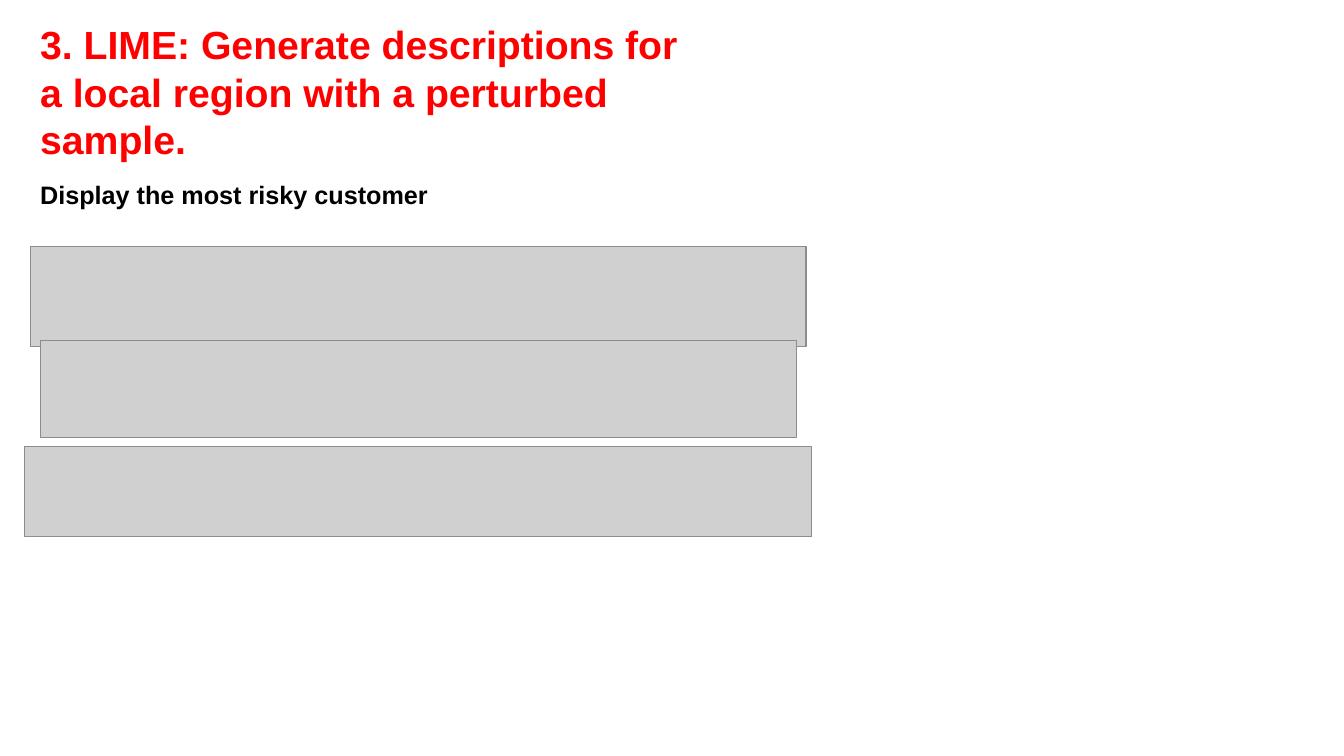
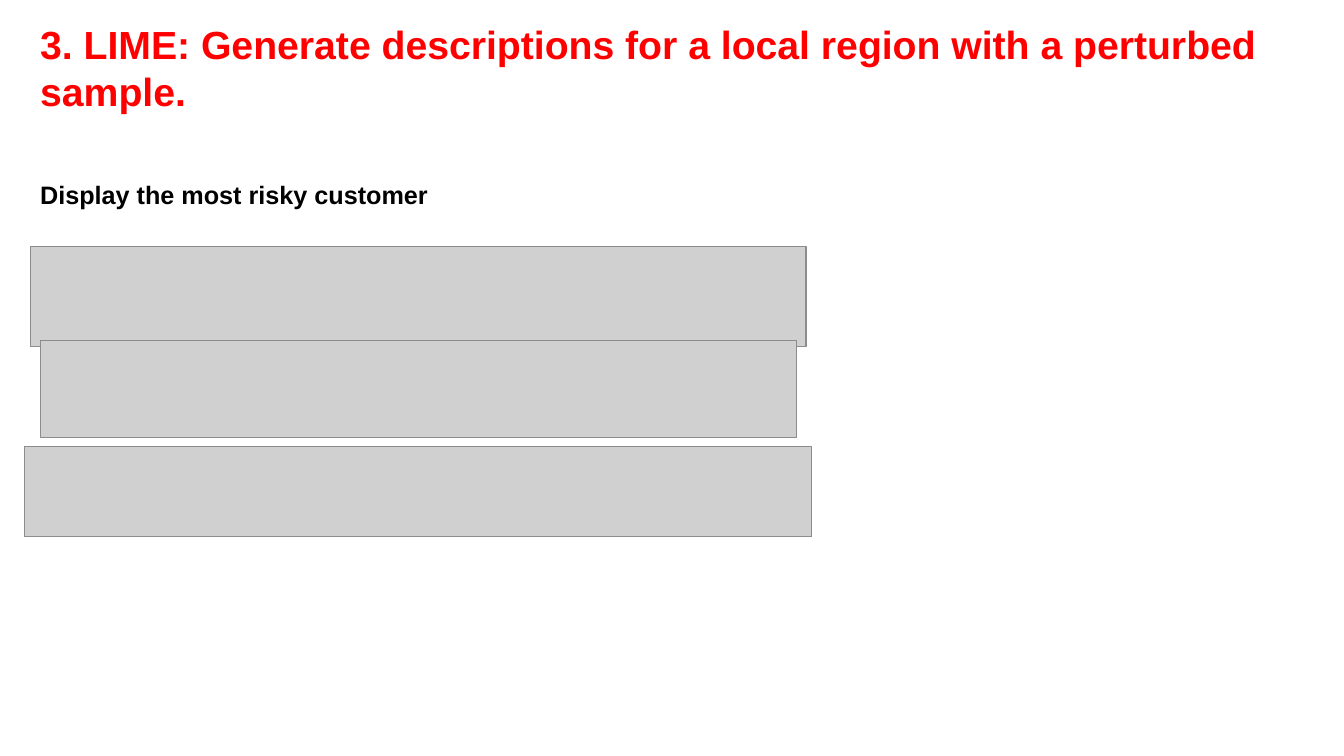
Before and after one commit to ziweifan177/Data_Science_Pilot, a slide deck: slide 5 of NortheasternUniversity-AISkunk Club/AIaddin-An automatic model intrepretability platform/Project/AI-addin Interpretability-CreditCard_LIME_StepsAndResults.pptx. Drawn at 1344x756 pixels with LibreOffice and Linux fonts; fonts in the diff are those of the drawing; grey boxes stand for pictures. Boxes give left, top, right and bottom in pixels: in the first picture for what was removed or moved away, otherwise in the second. Text is boxed around its words. In the diff, an @@ line names an element or a change of style, - is before the commit and + after.

```diff
--- a/NortheasternUniversity-AISkunk Club/AIaddin-An automatic model intrepretability platform/Project/AI-addin Interpretability-CreditCard_LIME_StepsAndResults.pptx
+++ b/NortheasternUniversity-AISkunk Club/AIaddin-An automatic model intrepretability platform/Project/AI-addin Interpretability-CreditCard_LIME_StepsAndResults.pptx
@@ text "3. LIME: Generate descriptions for ..." rewrapped from <box>40,30,677,162</box> to <box>40,30,1256,114</box> @@
```
Also in this commit, not shown: 4 other slides changed, 1 slide added, 1 slide removed.
